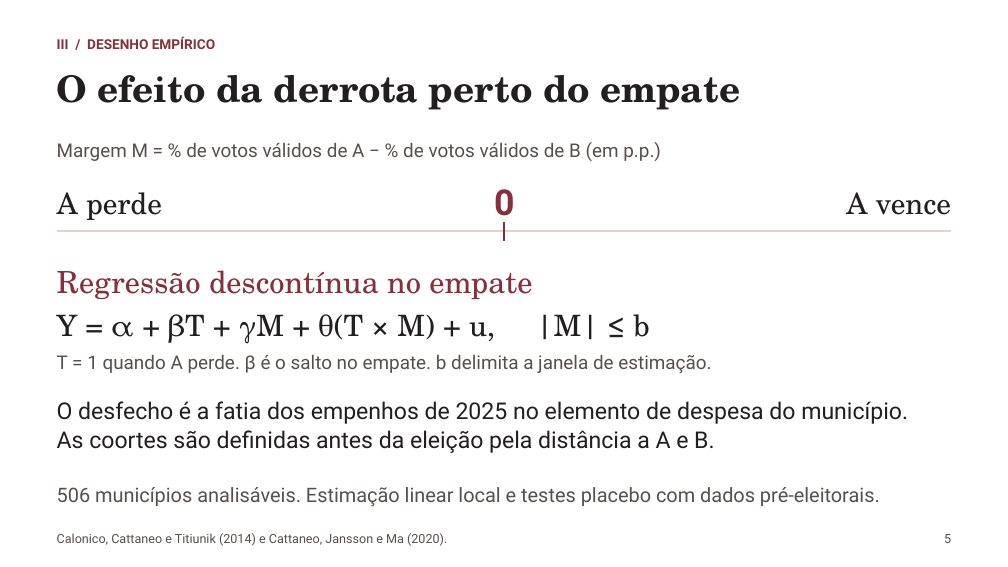
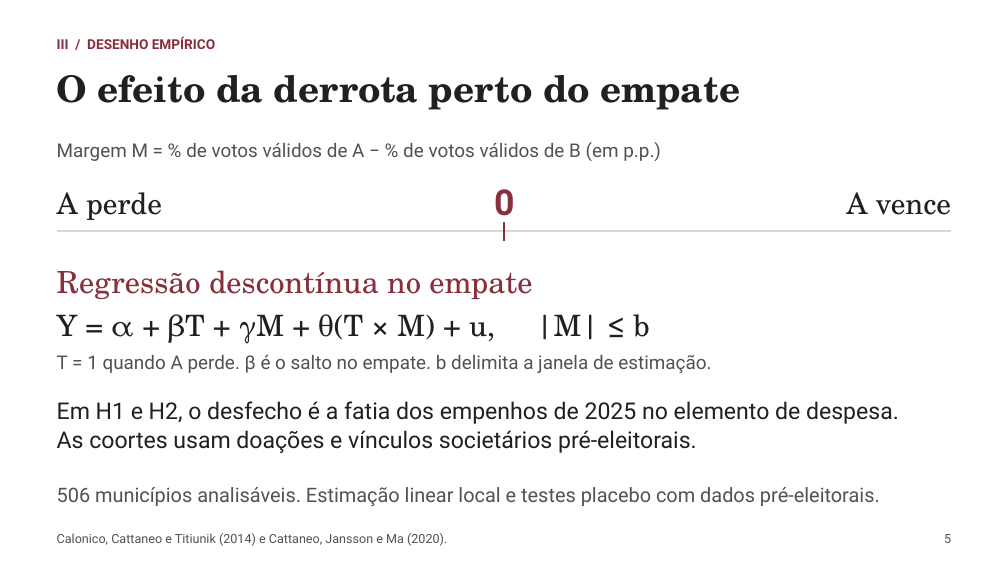
Before and after one commit to rafaelt0/redes-empresariais-alternancia-politica, a slide deck: slide 5 of output/deck.pptx. Drawn at 1008x567 pixels with LibreOffice and Linux fonts; fonts in the diff are those of the drawing. Boxes give left, top, right and bottom in pixels: in the first picture for what was removed or moved away, otherwise in the second. Text is boxed around its words. In the diff, an @@ line names an element or a change of style, - is before the commit and + after.

```diff
--- a/output/deck.pptx
+++ b/output/deck.pptx
@@ text at (x1=57, y1=401, x2=899, y2=453): text changed @@
-O desfecho é a fatia dos empenhos de 2025 no elemento de despesa do município. As coortes são definidas antes da eleição pela distância a A e B.
+Em H1 e H2, o desfecho é a fatia dos empenhos de 2025 no elemento de despesa. As coortes usam doações e vínculos societários pré-eleitorais.
```
Also in this commit, not shown: 5 other slides changed, 4 other files.
